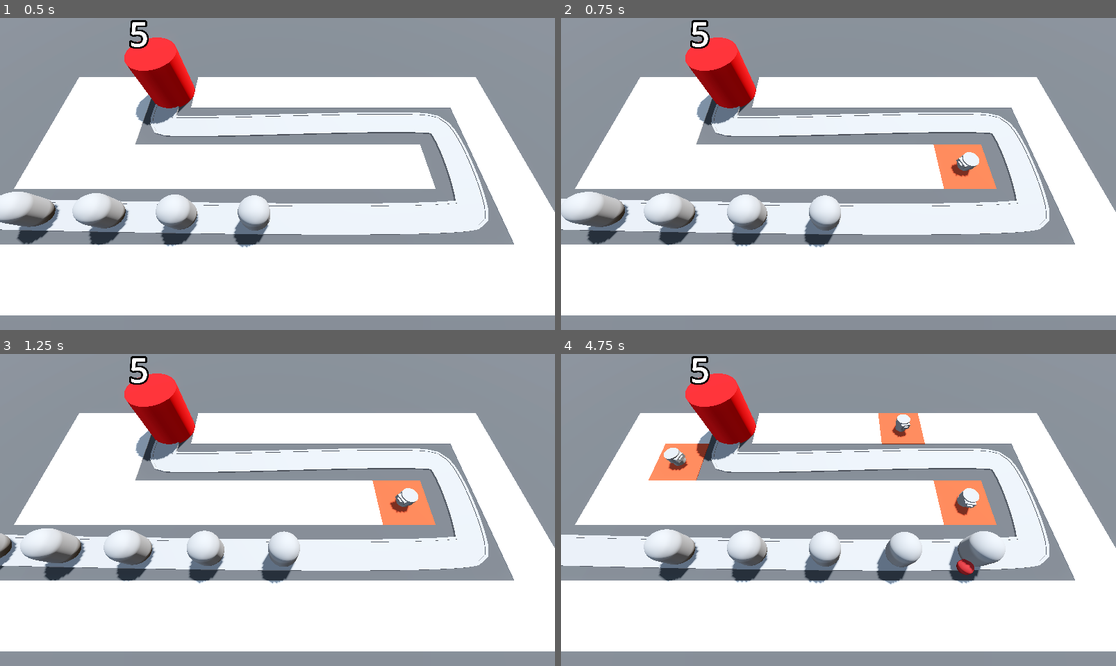
Above: before the commit, frames 1-4 (two rows, left to right).
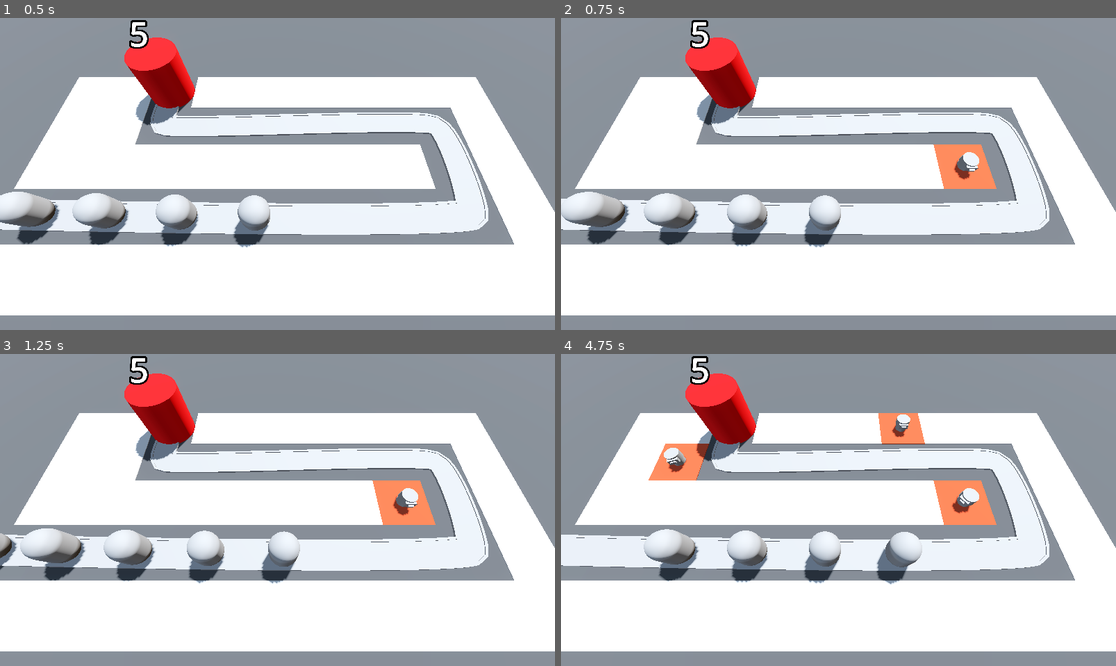
Above: after the commit, the same moments.

Repository: MireiaGonzalez/3d-tower-defence
Game: Godot game, scene res://BaseLevel.tscn
The game is run twice, just before and just after one commit, with the same random seed, the same clock (stepped at 60 frames per second) and the same inputs.
Inputs (mouse positions are in pixels of both pictures, inside the frame that each line leads up to):
- Up to frame 1 (0.5 s): no input
- Up to frame 2 (0.75 s): move the mouse to (960, 158) at 0.52 s; press the mouse at (960, 158) at 0.53 s
- Up to frame 3 (1.25 s): no input
- Up to frame 4 (4.75 s): move the mouse to (727, 525) at 1.27 s; release the mouse at (727, 525) at 1.28 s; click (727, 525) at 1.35 s; move the mouse to (894, 441) at 2.02 s; press the mouse at (894, 441) at 2.03 s; move the mouse to (810, 572) at 2.77 s; release the mouse at (810, 572) at 2.78 s; click (810, 572) at 2.85 s; move the mouse to (1005, 556) at 3.52 s; press the mouse at (1005, 556) at 3.53 s; move the mouse to (672, 463) at 4.27 s; release the mouse at (672, 463) at 4.28 s; click (672, 463) at 4.35 s

Frame 1 is identical in both runs. In frame 2, 0.1% of the frame differs, in the area x 70-76%, y 44-52%; in frame 3, less than 0.1%; in frame 4, 1.1%, in the area x 19-81%, y 22-74%.

Commit message:
make turret's target the enemy closest to base within the turret range

Diff:
--- a/Enemy/enemy.gd
+++ b/Enemy/enemy.gd
@@ -1,11 +1,26 @@
-extends PathFollow3D
+class_name Enemy extends PathFollow3D
 
 @export var speed: float = 2.5
+@export var max_health: int = 50
 
 @onready var base: Base = get_tree().get_first_node_in_group("base")
+
+var current_health: int:
+	set(updated_health):
+		current_health = updated_health
+		if current_health < 1:
+			queue_free()
+	get:
+		return current_health
+
+func _ready() -> void:
+	current_health = max_health
 
 func _process(delta: float) -> void:
 	progress += speed * delta
 	if progress_ratio == 1:
 		set_process(false)
 		base.take_damage()
+
+func take_damage(damage: int):
+	current_health -= damage
--- a/Enemy/enemy.tscn
+++ b/Enemy/enemy.tscn
@@ -1,8 +1,12 @@
-[gd_scene load_steps=3 format=3 uid="uid://cqx0o5lovomkb"]
+[gd_scene load_steps=4 format=3 uid="uid://cqx0o5lovomkb"]
 
 [ext_resource type="Script" uid="uid://d3btp0oqrymhm" path="res://Enemy/enemy.gd" id="1_2pb1h"]
 
 [sub_resource type="CapsuleMesh" id="CapsuleMesh_lvb7b"]
+radius = 1.0
+height = 3.0
+
+[sub_resource type="CapsuleShape3D" id="CapsuleShape3D_2pb1h"]
 radius = 1.0
 height = 3.0
 
@@ -13,3 +17,9 @@
 [node name="MeshInstance3D" type="MeshInstance3D" parent="."]
 transform = Transform3D(1, 0, 0, 0, 1, 0, 0, 0, 1, 0, 1.5, 0)
 mesh = SubResource("CapsuleMesh_lvb7b")
+
+[node name="EnemyArea3D" type="Area3D" parent="." groups=["enemy_area"]]
+
+[node name="CollisionShape3D" type="CollisionShape3D" parent="EnemyArea3D"]
+transform = Transform3D(1, 0, 0, 0, 1, 0, 0, 0, 1, 0, 1.5, 0)
+shape = SubResource("CapsuleShape3D_2pb1h")
--- a/Turret/projectile.gd
+++ b/Turret/projectile.gd
@@ -9,3 +9,9 @@
 
 func _on_timer_timeout() -> void:
 	queue_free()
+
+func _on_area_entered(area: Area3D) -> void:
+	if area.is_in_group("enemy_area"):
+		var enemy = area.get_parent() as Enemy
+		enemy.take_damage(15)
+		queue_free()
--- a/Turret/projectile.tscn
+++ b/Turret/projectile.tscn
@@ -25,4 +25,5 @@
 one_shot = true
 autostart = true
 
+[connection signal="area_entered" from="." to="." method="_on_area_entered"]
 [connection signal="timeout" from="Timer" to="." method="_on_timer_timeout"]
--- a/Turret/turret.gd
+++ b/Turret/turret.gd
@@ -1,17 +1,33 @@
 class_name Turret extends Node3D
 
 @export var projectile: PackedScene
+@export var turret_range: float = 10.0
 
 @onready var turret_top: MeshInstance3D = $TurretBase/TurretTop
 
 var enemy_path: Path3D
+var target: PathFollow3D
 
 func _physics_process(delta: float) -> void:
-	var enemy = enemy_path.get_children().back()
-	look_at(enemy.global_position, Vector3.UP, true)
+	target = find_best_target()
+	if target:
+		look_at(target.global_position, Vector3.UP, true)
 
 func _on_timer_timeout() -> void:
-	var shot = projectile.instantiate() as Projectile
-	add_child(shot)
-	shot.global_position = turret_top.global_position
-	shot.direction = global_transform.basis.z
+	if target:
+		var shot = projectile.instantiate() as Projectile
+		add_child(shot)
+		shot.global_position = turret_top.global_position
+		shot.direction = global_transform.basis.z
+
+func find_best_target() -> PathFollow3D:
+	var best_target = null
+	var best_progress = 0
+	for enemy in enemy_path.get_children():
+		if enemy is PathFollow3D:
+			var distance = global_position.distance_to(enemy.global_position)
+			if distance <= turret_range && enemy.progress > best_progress:
+				best_target = enemy
+				best_progress = enemy.progress
+
+	return best_target
--- a/project.godot
+++ b/project.godot
@@ -18,6 +18,7 @@
 [global_group]
 
 base=""
+enemy_area=""
 
 [input]
 
